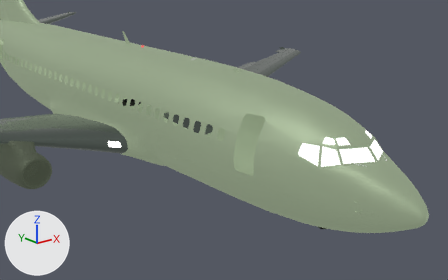
Renders of the glTF model PackageSources/SimObjects/Airplanes/idle-aviation-b737-200adv/model/exterior_v2.gltf from each side of a commit.
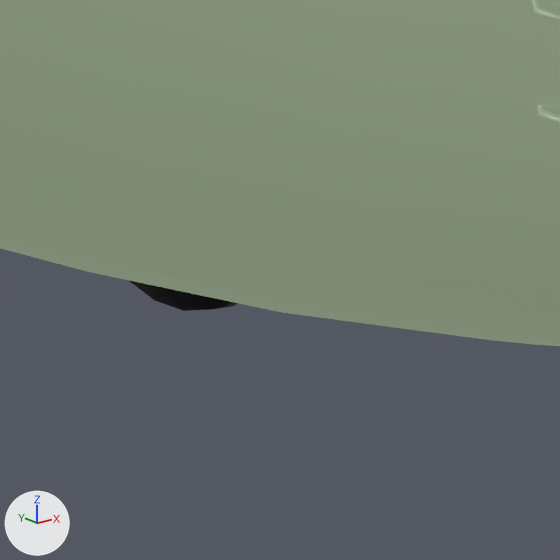
Each version is shown from a 50 mm lens placed at (-13.04, -23.92, 7.16), pointed at (-1.82, -9.89, 1.55), then close up on the part from 68% to 80% of the width and 72% to 90% of the height. Every picture has the same lights, and +X, +Y and +Z are marked at lower left. Both versions are drawn at frame 19 of the action 'f_gear_pct'; the numbers are the values there.

The first close-up shows 'ForwardWheels', 'Fuselage'.
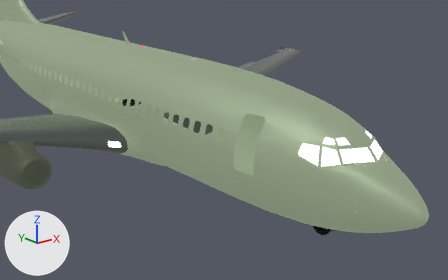
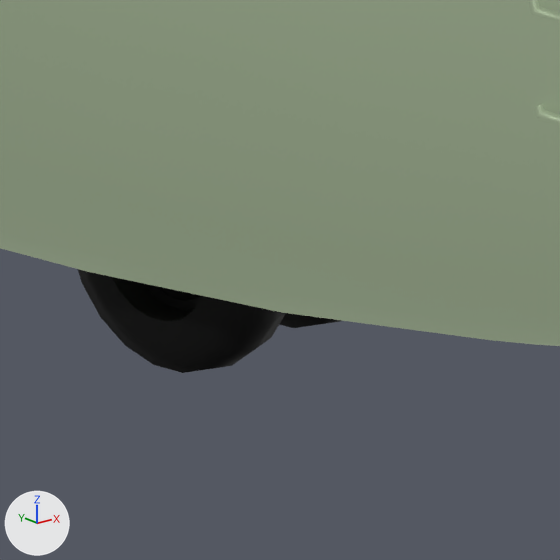
ob_gearrotator is not drawn itself; it is the parent of ob_forwardgear.

What differs and where, as boxes [x1, y1, x2, y2] in the close-ups (560 x 560 px):
'ForwardWheels', moved, turned: before [128, 280, 238, 311]; after [78, 269, 342, 373]

The change in detail:
Object 'GearRotator' (ob_gearrotator) moves from (0.00475, -11.33, -0.6) to (0.00475, -11.33, -0.49).
Object 'GearRotator' (ob_gearrotator) turns from (18, 0, 0) to (32, 0, 0) degrees about x, y and z.
